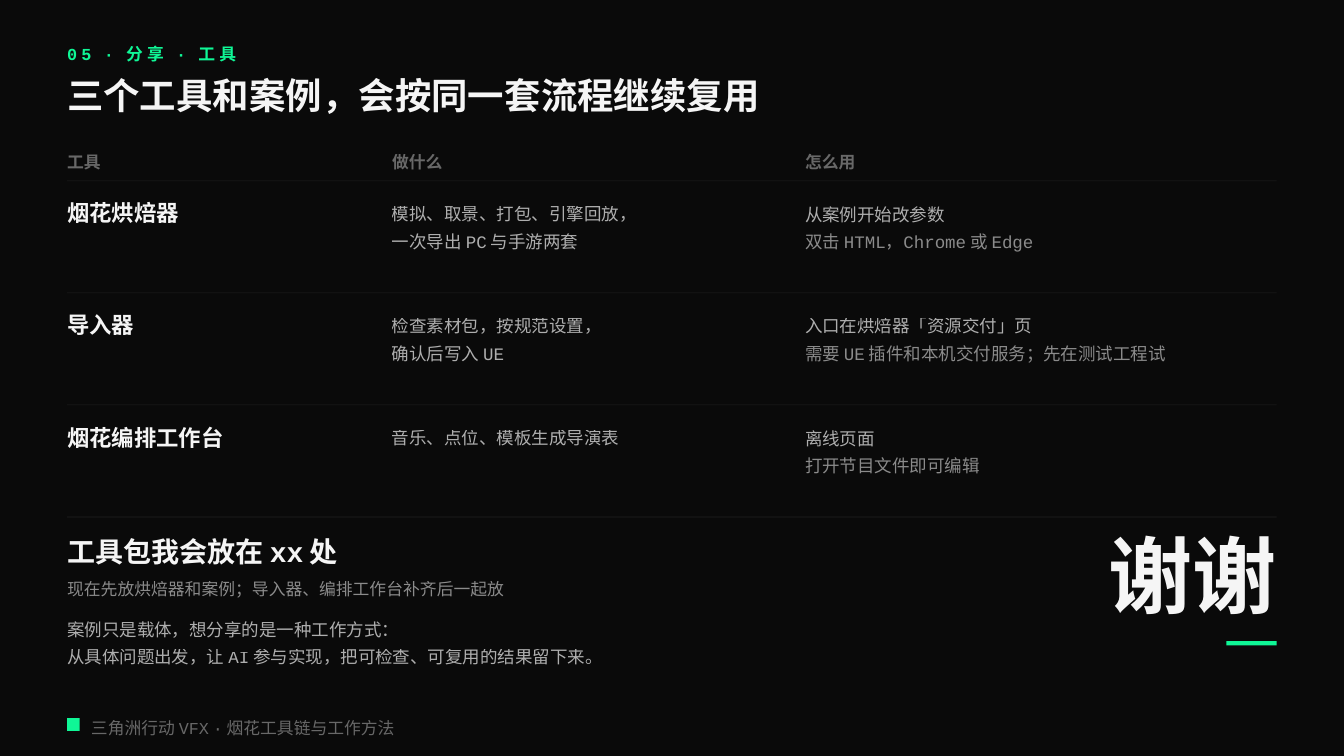
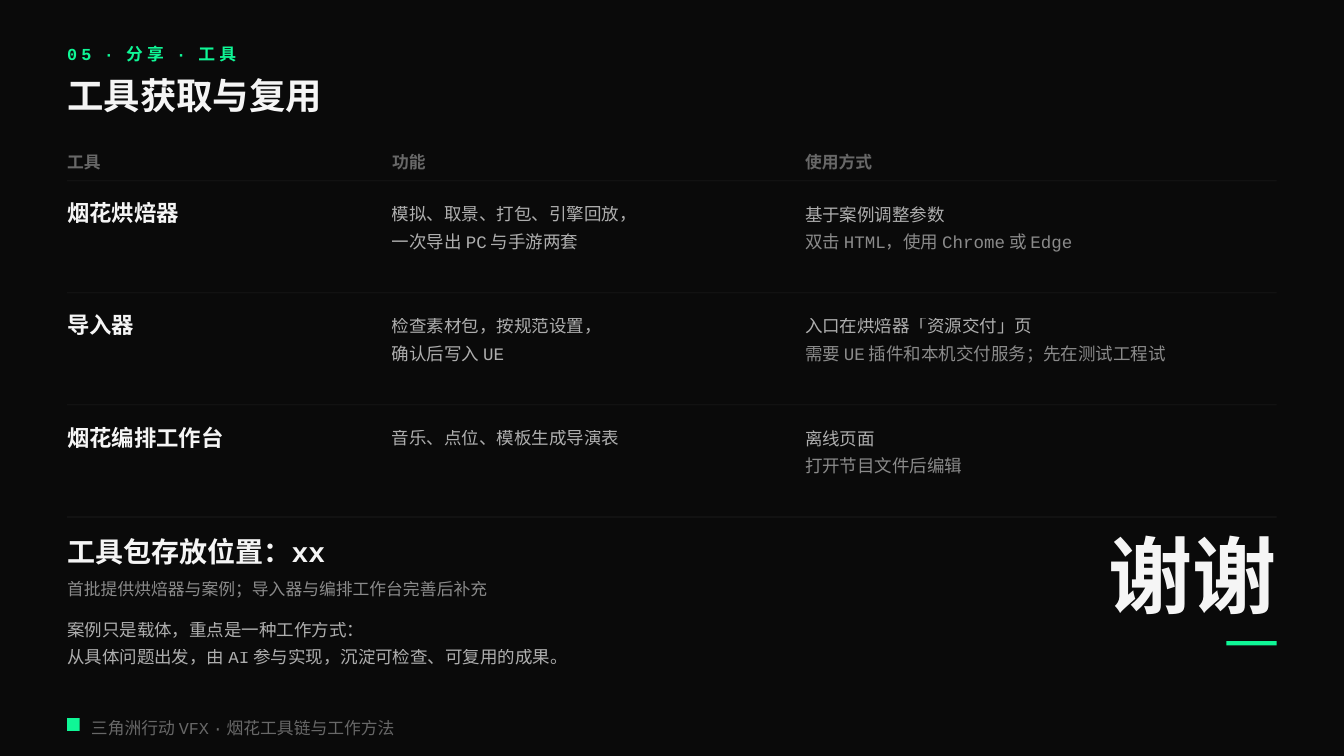
Before and after one commit to loccmaiii-lang/FireWorksLab, a slide deck: slide 24 of 协作/提示词/分享PPT交接_2026-10-29/第三版交付/烟花秀AI全流程_第三版.pptx. Drawn at 1344x756 pixels with LibreOffice and Linux fonts; fonts in the diff are those of the drawing. Boxes give left, top, right and bottom in pixels: in the first picture for what was removed or moved away, otherwise in the second. Text is boxed around its words. In the diff, an @@ line names an element or a change of style, - is before the commit and + after.

```diff
--- a/协作/提示词/分享PPT交接_2026-10-29/第三版交付/烟花秀AI全流程_第三版.pptx
+++ b/协作/提示词/分享PPT交接_2026-10-29/第三版交付/烟花秀AI全流程_第三版.pptx
@@ text at [67,78,322,113]: text changed @@
-三个工具和案例，会按同一套流程继续复用
+工具获取与复用
@@ text at [392,154,426,170]: text changed @@
-做什么
+功能
@@ text at [805,154,872,170]: text changed @@
-怎么用
+使用方式
@@ text at [805,206,1072,252]: text changed @@
-从案例开始改参数
-双击 HTML，Chrome 或 Edge
+基于案例调整参数
+双击 HTML，使用 Chrome 或 Edge
@@ text at [805,457,962,474]: text changed @@
-打开节目文件即可编辑
+打开节目文件后编辑
@@ text at [67,538,325,565]: text changed @@
-工具包我会放在 xx 处
+工具包存放位置：xx
@@ text at [67,581,487,598]: text changed @@
-现在先放烘焙器和案例；导入器、编排工作台补齐后一起放
+首批提供烘焙器与案例；导入器与编排工作台完善后补充
@@ text at [67,622,568,665]: text changed @@
-案例只是载体，想分享的是一种工作方式：
-从具体问题出发，让 AI 参与实现，把可检查、可复用的结果留下来。
+案例只是载体，重点是一种工作方式：
+从具体问题出发，由 AI 参与实现，沉淀可检查、可复用的成果。
```
Also in this commit, not shown: 23 other slides changed, 5 other files.
